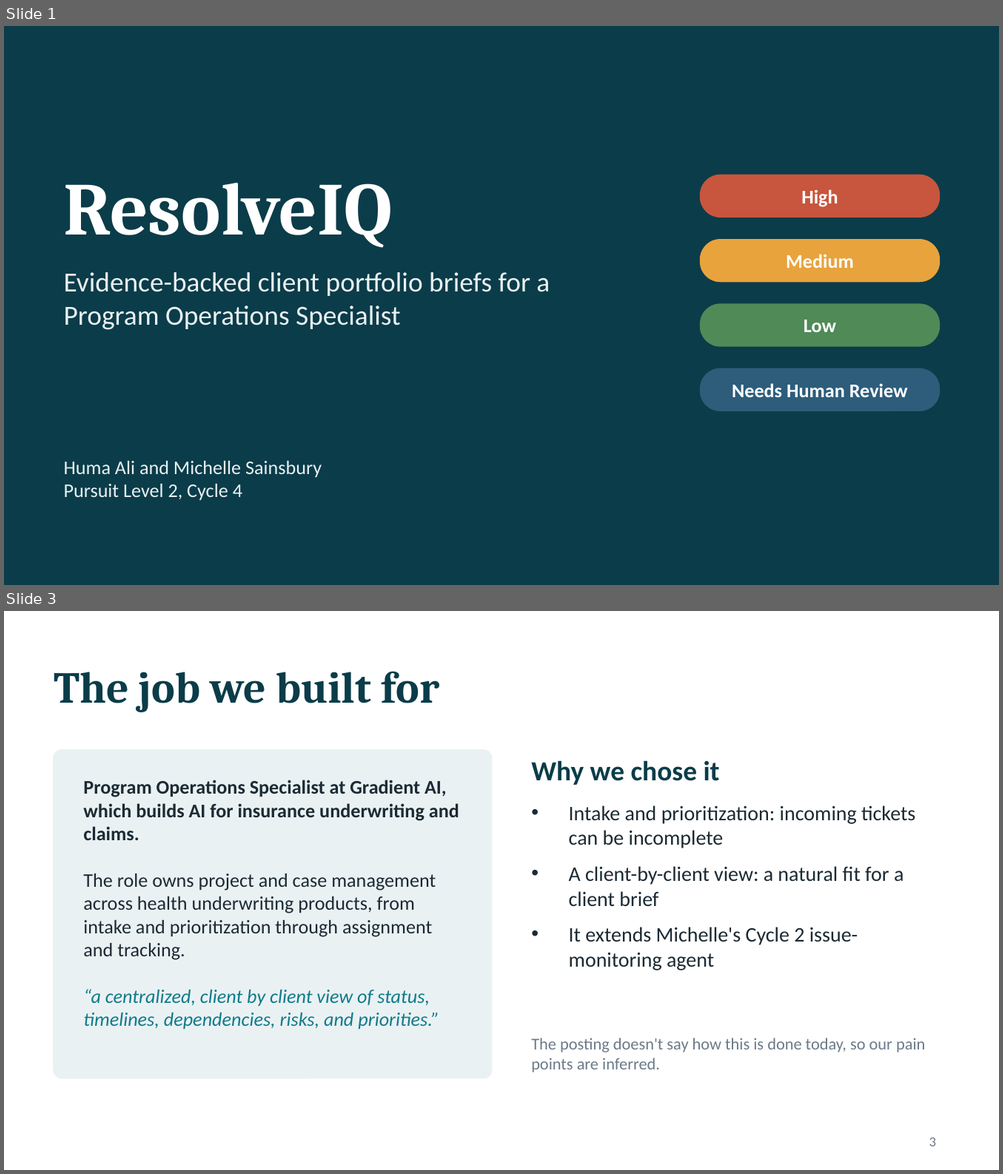
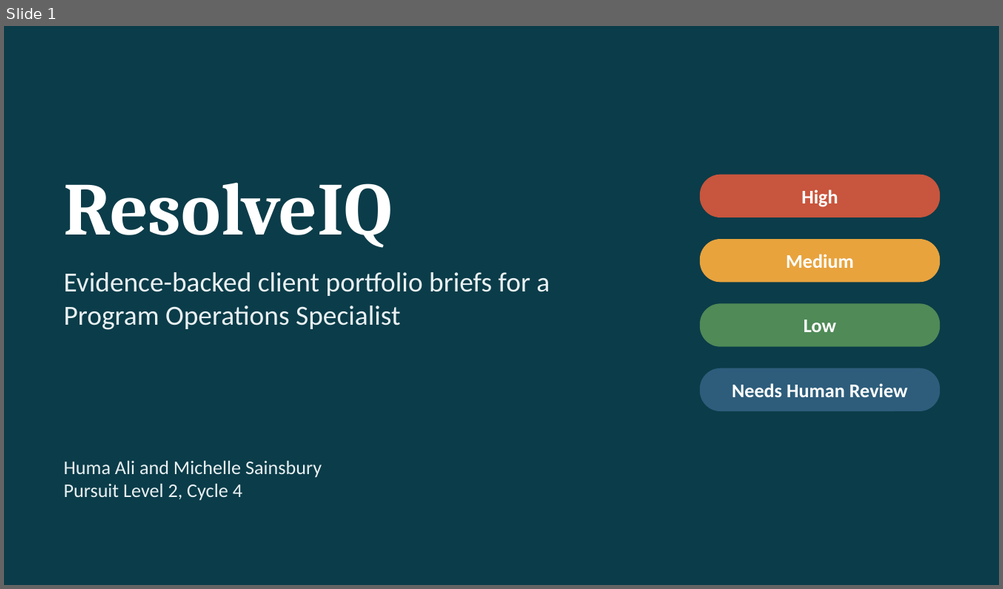
Before and after one commit to Michelle-Sainsbury/resolveiq, a slide deck: docs/showcase/ResolveIQ_Presentation.pptx. Shown one above the other, each under a label of ours: slides 1 and 3 before the commit, slide 1 after it; the slides between them are not shown. The pictures are 1003x1174 and 1003x589 pixels, drawn with LibreOffice and Linux fonts; fonts in the diff are those of the drawing. Boxes give left, top, right and bottom in pixels: in the first picture for what was removed or moved away, otherwise in the second. Text is boxed around its words. In the diff, an @@ line names an element or a change of style, - is before the commit and + after.

```diff
--- a/docs/showcase/ResolveIQ_Presentation.pptx
+++ b/docs/showcase/ResolveIQ_Presentation.pptx
@@ slide 3 removed at [4,611,999,1170], background #FFFFFF @@
@@ text removed at [54,671,440,712] @@
-The job we built for
@@ rounded rectangle removed at [54,750,492,1079] @@
@@ text removed at [531,760,720,785] @@
-Why we chose it
@@ text removed at [83,780,459,960] @@
-Program Operations Specialist at Gradient AI, which builds AI for insurance underwriting and claims.
-The role owns project and case management across health underwriting products, from intake and prioritization through assignment and tracking.
@@ text removed at [569,806,915,971] @@
-• Intake and prioritization: incoming tickets can be incomplete
-• A client-by-client view: a natural fit for a client brief
-• It extends Michelle's Cycle 2 issue-monitoring agent
@@ text removed at [83,989,439,1030] @@
-“a centralized, client by client view of status, timelines, dependencies, risks, and priorities.”
@@ text removed at [531,1038,925,1073] @@
-The posting doesn't say how this is done today, so our pain points are inferred.
@@ page number removed at [929,1138,936,1147] @@
-3
```
Also in this commit, not shown: 1 slide changed, 4 slides added, 6 other slides removed.
